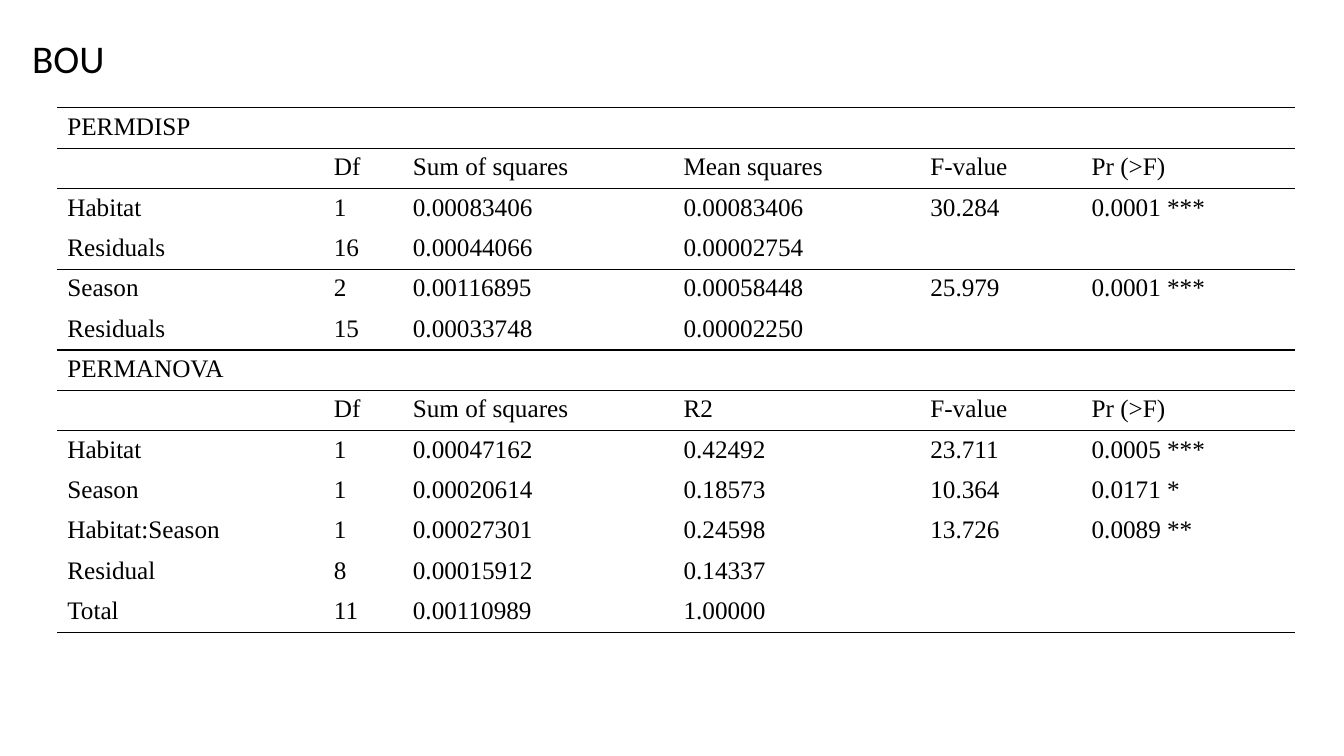
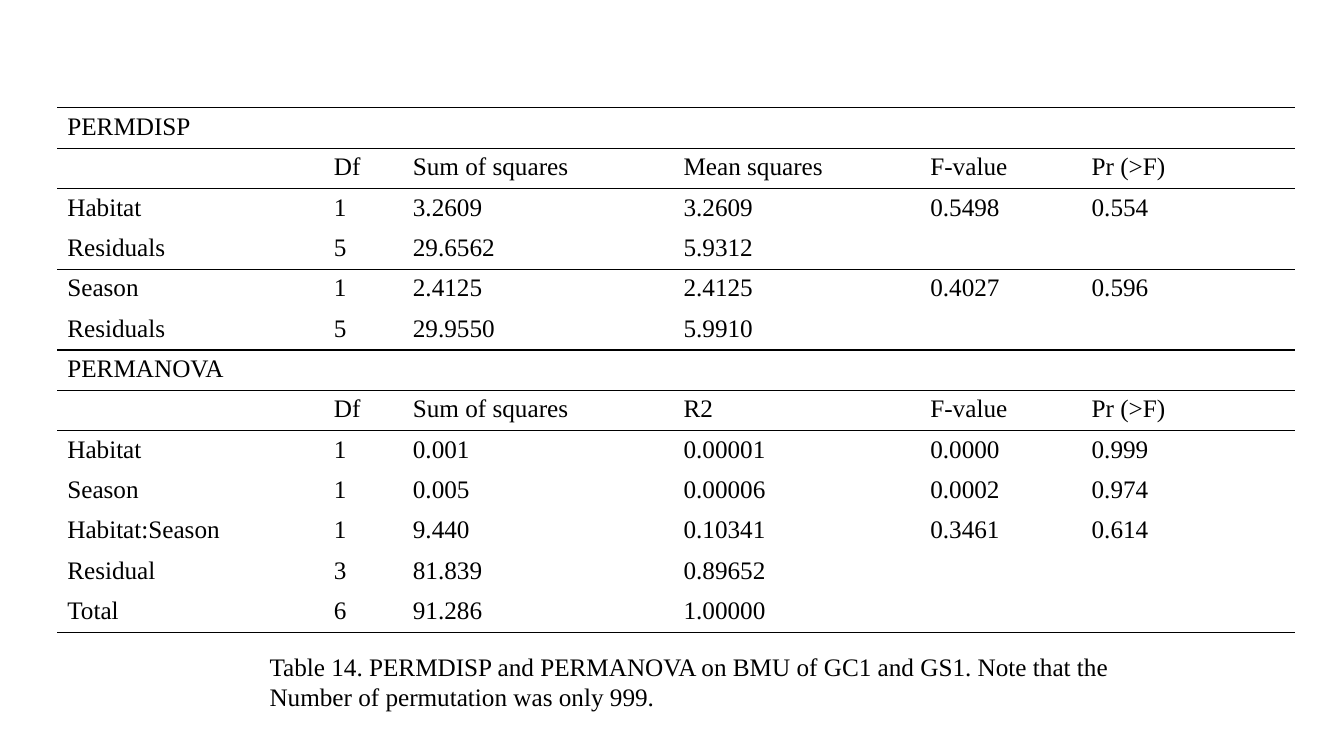
Before and after one commit to chueh1115/GPSC_data, a slide deck: slide 24 of context/thesis_fig.pptx (slide 22 before the commit). Drawn at 1344x756 pixels with LibreOffice and Linux fonts; fonts in the diff are those of the drawing. Boxes give left, top, right and bottom in pixels: in the first picture for what was removed or moved away, otherwise in the second. Text is boxed around its words. In the diff, an @@ line names an element or a change of style, - is before the commit and + after.

```diff
--- a/context/thesis_fig.pptx
+++ b/context/thesis_fig.pptx
@@ text removed at box(32, 47, 104, 74) @@
-BOU
@@ table at box(57, 108, 1296, 632) @@
-row 3: Habitat | 1 | 0.00083406 | 0.00083406 | 30.284 | 0.0001 ***
+row 3: Habitat | 1 | 3.2609 | 3.2609 | 0.5498 | 0.554
-row 4: Residuals | 16 | 0.00044066 | 0.00002754 |  | 
+row 4: Residuals | 5 | 29.6562 | 5.9312 |  | 
-row 5: Season | 2 | 0.00116895 | 0.00058448 | 25.979 | 0.0001 ***
+row 5: Season | 1 | 2.4125 | 2.4125 | 0.4027 | 0.596
-row 6: Residuals | 15 | 0.00033748 | 0.00002250 |  | 
+row 6: Residuals | 5 | 29.9550 | 5.9910 |  | 
-row 9: Habitat | 1 | 0.00047162 | 0.42492 | 23.711 | 0.0005 ***
+row 9: Habitat | 1 | 0.001 | 0.00001 | 0.0000 | 0.999
-row 10: Season | 1 | 0.00020614 | 0.18573 | 10.364 | 0.0171 *
+row 10: Season | 1 | 0.005 | 0.00006 | 0.0002 | 0.974
-row 11: Habitat:Season | 1 | 0.00027301 | 0.24598 | 13.726 | 0.0089 **
+row 11: Habitat:Season | 1 | 9.440 | 0.10341 | 0.3461 | 0.614
-row 12: Residual | 8 | 0.00015912 | 0.14337 |  | 
+row 12: Residual | 3 | 81.839 | 0.89652 |  | 
-row 13, column 2: 11
+row 13, column 2: 6
-row 13, column 3: 0.00110989
+row 13, column 3: 91.286
@@ text added at box(270, 658, 1108, 712), 18 pt, text #000000 @@
+Table 14. PERMDISP and PERMANOVA on BMU of GC1 and GS1. Note that the Number of permutation was only 999.
```
Also in this commit, not shown: 16 other slides changed, 14 slides added, 13 slides removed.
